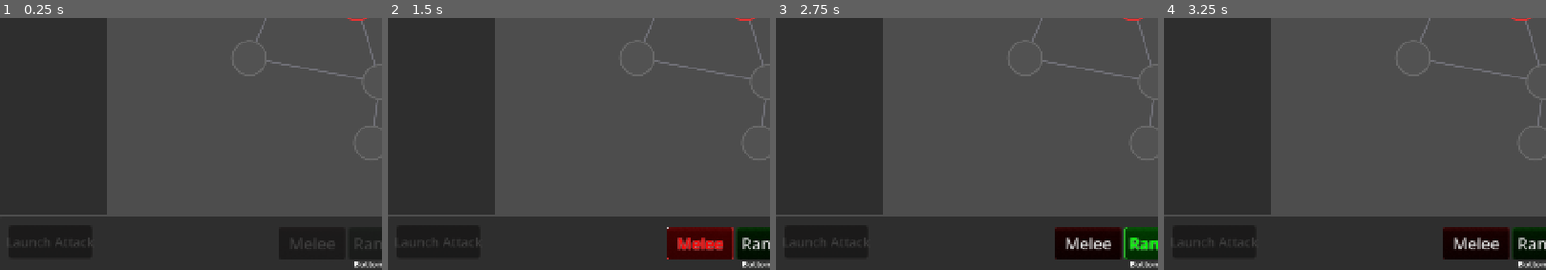
Above: before the commit, frames 1-4 (left to right).
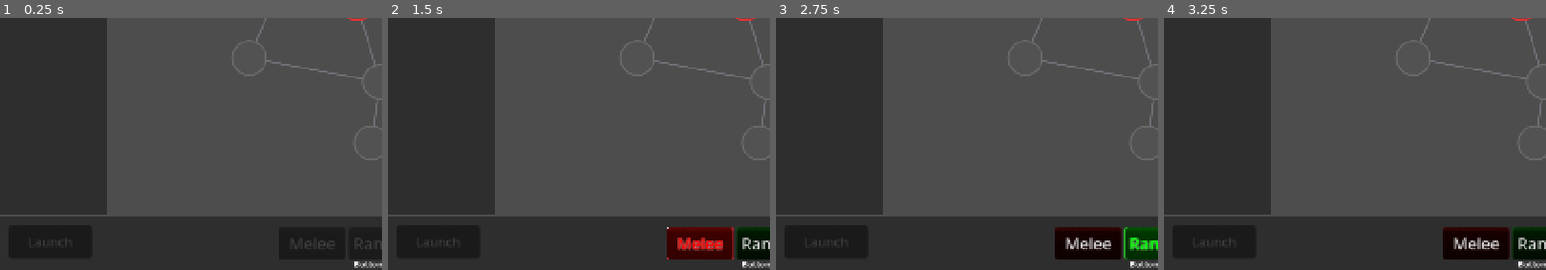
Above: after the commit, the same moments.

Repository: Koaieus/skill-tree-of-life
Game: Godot game, scene res://scenes/dev_sandbox.tscn
The game is run twice, just before and just after one commit, with the same random seed, the same clock (stepped at 60 frames per second) and the same inputs.
Inputs:
- Up to frame 1 (0.25 s): no input
- Up to frame 2 (1.5 s): click "To Battle" at 0.5 s; click "Melee" at 1.25 s
- Up to frame 3 (2.75 s): click "Ranged" at 2 s
- Up to frame 4 (3.25 s): click "Magic" at 2.75 s
The pictures show only the part of the screen within x 0-50%, y 50-100%; the shares and areas given below are measured in that part.

The runs differ from the first frame. In frame 1, less than 0.1% of the frame differs, in the area x 3-24%, y 87-91%; in frame 2, less than 0.1%; in frame 3, less than 0.1%; in frame 4, less than 0.1%.

Commit message:
chore(ui): launch attack button scene round-trip + shorter label
Editor-round-tripped scene (uid refs, sub-resource normalisation, node
unique_id stamps). Trim button text "Launch Attack" → "Launch". Drop
`max_hops = 3` from spark's range_finder sub-resource (now the default).

Co-Authored-By: Claude Opus 4.7 <noreply@anthropic.com>

Diff:
--- a/attack/spells/spark.tres
+++ b/attack/spells/spark.tres
@@ -6,7 +6,6 @@
 
 [sub_resource type="Resource" id="range_3hop"]
 script = ExtResource("3_range")
-max_hops = 3
 
 [sub_resource type="Resource" id="targeting_hostile_3hop"]
 script = ExtResource("2_targeting")
--- a/ui/launch_attack_button/launch_attack_button.tscn
+++ b/ui/launch_attack_button/launch_attack_button.tscn
@@ -17,9 +17,9 @@
 resource_local_to_scene = true
 shader = ExtResource("2_fire")
 shader_parameter/mouse_uv = Vector2(0.5, 0.5)
-shader_parameter/texture_size = Vector2(1.0, 1.0)
-shader_parameter/tint = Color(1.0, 0.55, 0.1, 1.0)
-shader_parameter/hot_color = Color(1.0, 1.0, 0.7, 1.0)
+shader_parameter/texture_size = Vector2(1, 1)
+shader_parameter/tint = Color(1, 0.55, 0.1, 1)
+shader_parameter/hot_color = Color(1, 1, 0.7, 1)
 shader_parameter/glow_strength = 0.0
 shader_parameter/active_strength = 0.0
 shader_parameter/disabled_strength = 0.0
@@ -27,7 +27,7 @@
 [sub_resource type="LabelSettings" id="LabelSettings_text"]
 font_size = 24
 
-[node name="LaunchAttackButton" type="Button"]
+[node name="LaunchAttackButton" type="Button" unique_id=1537963807]
 custom_minimum_size = Vector2(160, 64)
 theme_override_colors/font_color = Color(0, 0, 0, 0)
 theme_override_colors/font_focus_color = Color(0, 0, 0, 0)
@@ -42,12 +42,10 @@
 theme_override_styles/disabled = SubResource("StyleBoxEmpty_disabled")
 theme_override_styles/focus = SubResource("StyleBoxEmpty_focus")
 disabled = true
-text = "Launch Attack"
+text = "Launch"
 script = ExtResource("1_launch")
-tint = Color(1.0, 0.55, 0.1, 1)
-hot_color = Color(1.0, 1.0, 0.7, 1)
 
-[node name="ColorRect" type="ColorRect" parent="."]
+[node name="ColorRect" type="ColorRect" parent="." unique_id=638844461]
 material = SubResource("ShaderMaterial_bg")
 layout_mode = 1
 anchors_preset = 15
@@ -57,7 +55,7 @@
 grow_vertical = 2
 mouse_filter = 2
 
-[node name="Label" type="Label" parent="."]
+[node name="Label" type="Label" parent="." unique_id=2134566386]
 layout_mode = 1
 anchors_preset = 15
 anchor_right = 1.0
Not shown: 1 places in ui/launch_attack_button/launch_attack_button.tscn that only renumber resources
